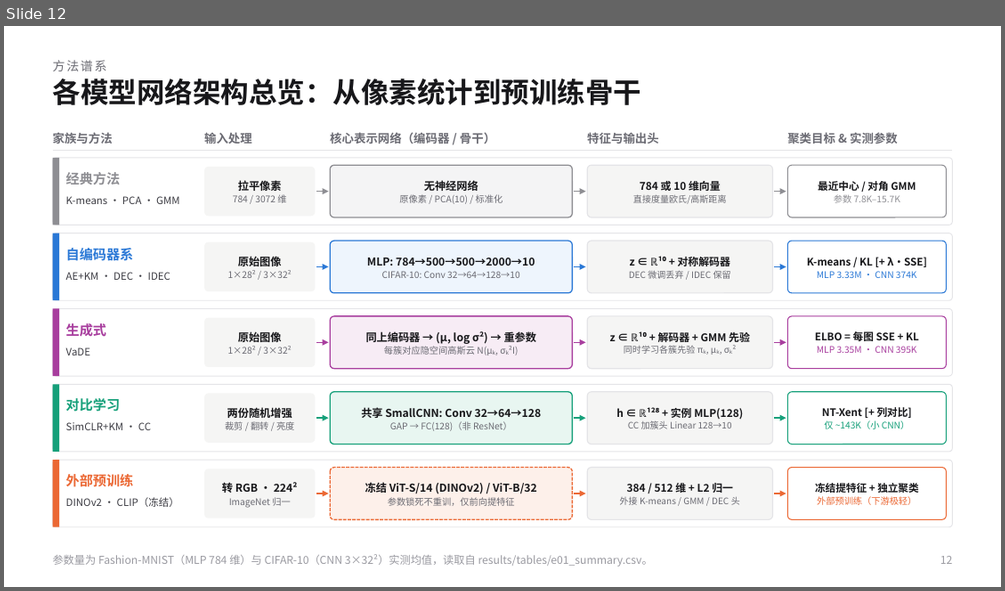
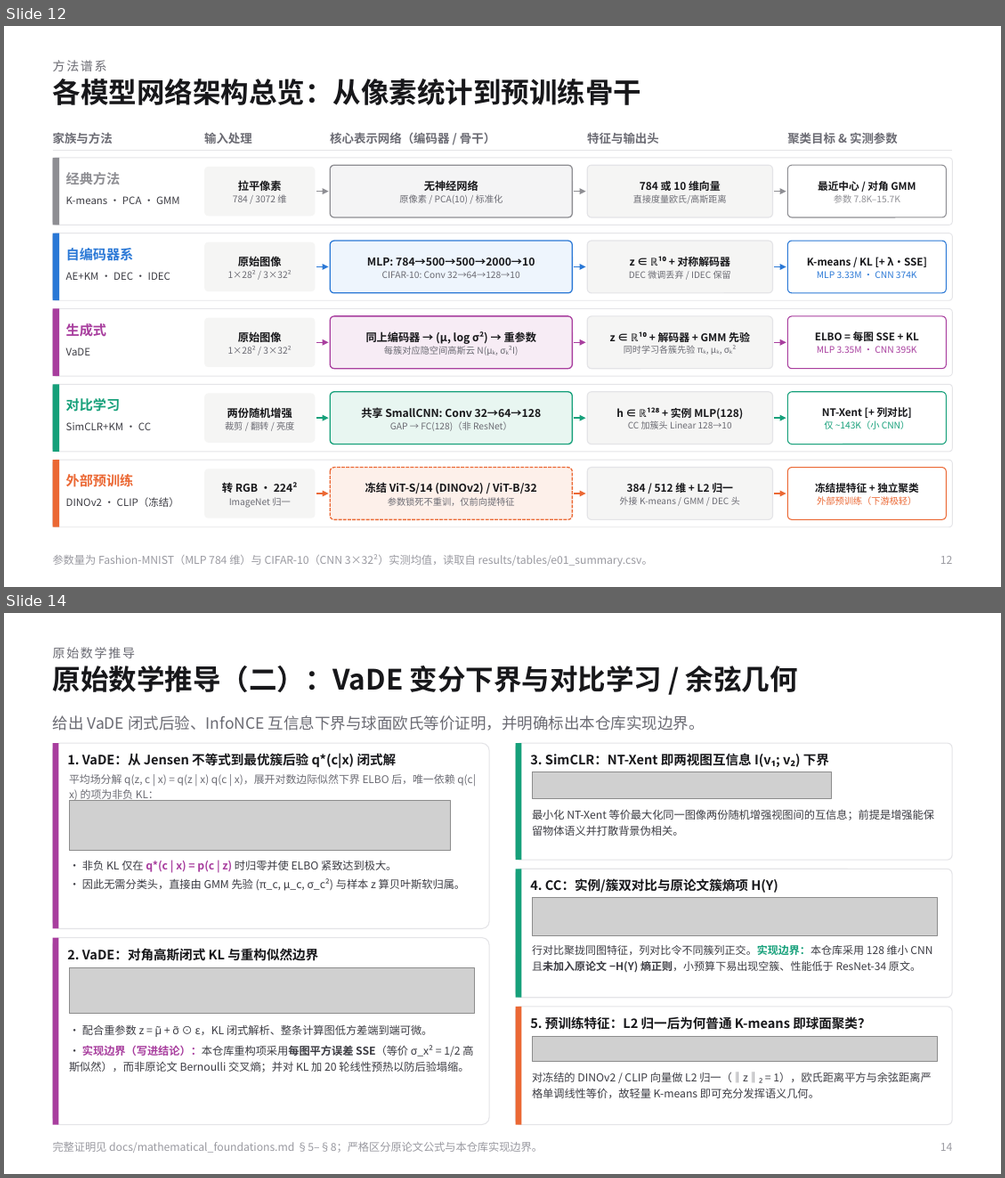
Before and after one commit to KQYaili/DeepClustering-Survey, a slide deck: presentation/deep-clustering-evolution-selection-guide.pptx. Shown one above the other, each under a label of ours: slide 12 before the commit, slides 12 and 14 after it; the slides between them are not shown. The pictures are 1005x591 and 1005x1178 pixels, drawn with LibreOffice and Linux fonts; fonts in the diff are those of the drawing; grey boxes stand for pictures. Boxes give left, top, right and bottom in pixels: in the first picture for what was removed or moved away, otherwise in the second. Text is boxed around its words. In the diff, an @@ line names an element or a change of style, - is before the commit and + after.

```diff
--- a/presentation/deep-clustering-evolution-selection-guide.pptx
+++ b/presentation/deep-clustering-evolution-selection-guide.pptx
@@ slide 14 added at (4, 613, 1001, 1174), background #FFFFFF @@
@@ text added at (53, 647, 136, 658), 12 pt, text #6B6B73 @@
+原始数学推导
@@ text added at (53, 666, 798, 692), 27 pt, text #17171A, bold @@
+原始数学推导（二）：VaDE 变分下界与对比学习 / 余弦几何
@@ text added at (53, 715, 704, 730), 15 pt, text #6B6B73 @@
+给出 VaDE 闭式后验、InfoNCE 互信息下界与球面欧氏等价证明，并明确标出本仓库实现边界。
@@ rounded rectangle added at (53, 743, 489, 929), fill #FFFFFF, outline #E4E4E7 0.9 pt @@
@@ rectangle added at (53, 743, 58, 929), fill #A83E9E @@
@@ rounded rectangle added at (516, 743, 952, 860), fill #FFFFFF, outline #E4E4E7 0.9 pt @@
@@ rectangle added at (516, 743, 521, 860), fill #16A07A @@
@@ text added at (67, 753, 396, 768), 12.5 pt, text #17171A, bold @@
+1. VaDE：从 Jensen 不等式到最优簇后验 q*(c|x) 闭式解
@@ text added at (530, 753, 829, 767), 12.5 pt, text #17171A, bold @@
+3. SimCLR：NT-Xent 即两视图互信息 I(v₁; v₂) 下界
@@ picture added at (532, 771, 831, 798) @@
@@ text added at (69, 774, 476, 801), 10.2 pt, text #6B6B73 @@
+平均场分解 q(z, c | x) = q(z | x) q(c | x)，展开对数边际似然下界 ELBO 后，唯一依赖 q(c|x) 的项为非负 KL：
@@ picture added at (69, 800, 451, 850) @@
@@ text added at (532, 809, 934, 835), 10.5 pt, text #3C3C43 @@
+最小化 NT-Xent 等价最大化同一图像两份随机增强视图间的互信息；前提是增强能保留物体语义并打散背景伪相关。
@@ text added at (82, 860, 465, 891), 10.5 pt, text #3C3C43 @@
+• 非负 KL 仅在 q*(c | x) = p(c | z) 时归零并使 ELBO 紧致达到极大。
+• 因此无需分类头，直接由 GMM 先验 (π_c, μ_c, σ_c²) 与样本 z 算贝叶斯软归属。
@@ rounded rectangle added at (516, 868, 952, 997), fill #FFFFFF, outline #E4E4E7 0.9 pt @@
@@ rectangle added at (516, 868, 521, 997), fill #16A07A @@
@@ text added at (530, 878, 777, 892), 12.5 pt, text #17171A, bold @@
+4. CC：实例/簇双对比与原论文簇熵项 H(Y)
@@ picture added at (532, 897, 938, 936) @@
@@ rounded rectangle added at (53, 938, 489, 1125), fill #FFFFFF, outline #E4E4E7 0.9 pt @@
@@ rectangle added at (53, 938, 58, 1125), fill #A83E9E @@
@@ text added at (67, 948, 318, 961), 12.5 pt, text #17171A, bold @@
+2. VaDE：对角高斯闭式 KL 与重构似然边界
@@ text added at (532, 945, 932, 972), 10.3 pt, text #3C3C43 @@
+行对比聚拢同图特征，列对比令不同簇列正交。实现边界：本仓库采用 128 维小 CNN 且未加入原论文 −H(Y) 熵正则，小预算下易出现空簇、性能低于 ResNet-34 原文。
@@ picture added at (69, 967, 474, 1013) @@
@@ rounded rectangle added at (516, 1006, 952, 1125), fill #FFFFFF, outline #E4E4E7 0.9 pt @@
@@ rectangle added at (516, 1006, 521, 1125), fill #EB6834 @@
@@ text added at (69, 1024, 473, 1072), 10.5 pt, text #3C3C43 @@
+• 配合重参数 z = μ̃ + σ̃ ⊙ ε，KL 闭式解析、整条计算图低方差端到端可微。
+• 实现边界（写进结论）：本仓库重构项采用每图平方误差 SSE（等价 σ_x² = 1/2 高斯似然），而非原论文 Bernoulli 交叉熵；并对 KL 加 20 轮线性预热以防后验塌缩。
@@ text added at (530, 1016, 870, 1030), 12.5 pt, text #17171A, bold @@
+5. 预训练特征：L2 归一后为何普通 K-means 即球面聚类？
@@ picture added at (532, 1037, 938, 1061) @@
@@ text added at (532, 1071, 931, 1098), 10.5 pt, text #3C3C43 @@
+对冻结的 DINOv2 / CLIP 向量做 L2 归一（‖z‖₂ = 1），欧氏距离平方与余弦距离严格单调线性等价，故轻量 K-means 即可充分发挥语义几何。
@@ text added at (53, 1142, 542, 1152), 10.5 pt, text #9A9AA1 @@
+完整证明见 docs/mathematical_foundations.md §5–§8；严格区分原论文公式与本仓库实现边界。
@@ text added at (940, 1143, 953, 1151), 10.5 pt, text #9A9AA1 @@
+14
```
Also in this commit, not shown: 12 slides changed, 4 other slides added, 1 slide removed, 33 other files.
